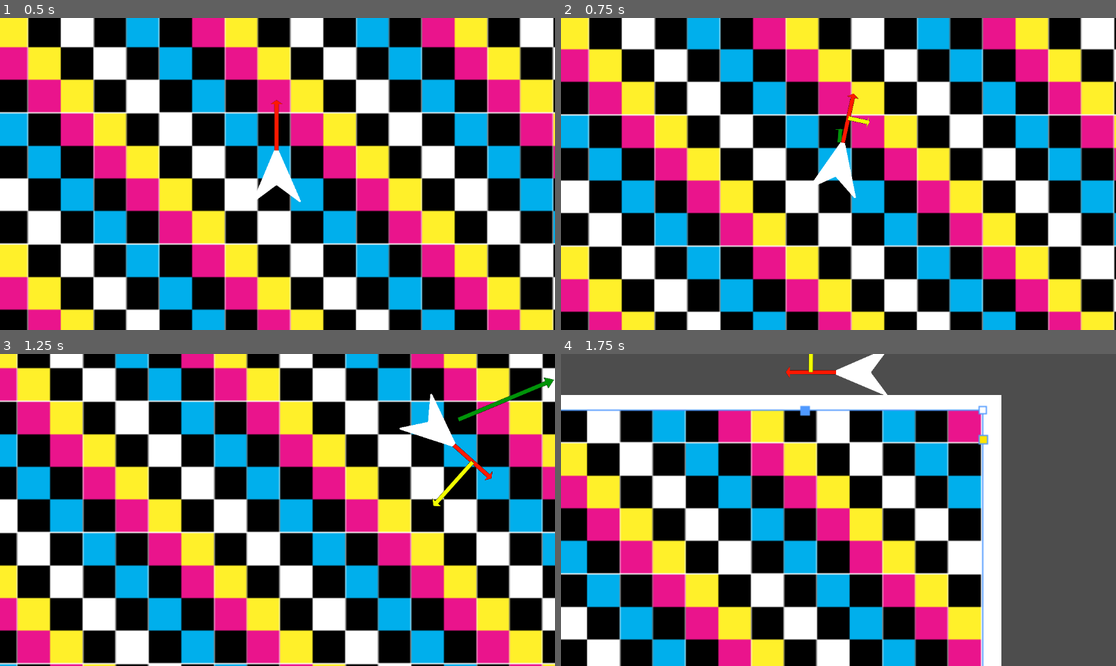
Above: before the commit, frames 1-4 (two rows, left to right).
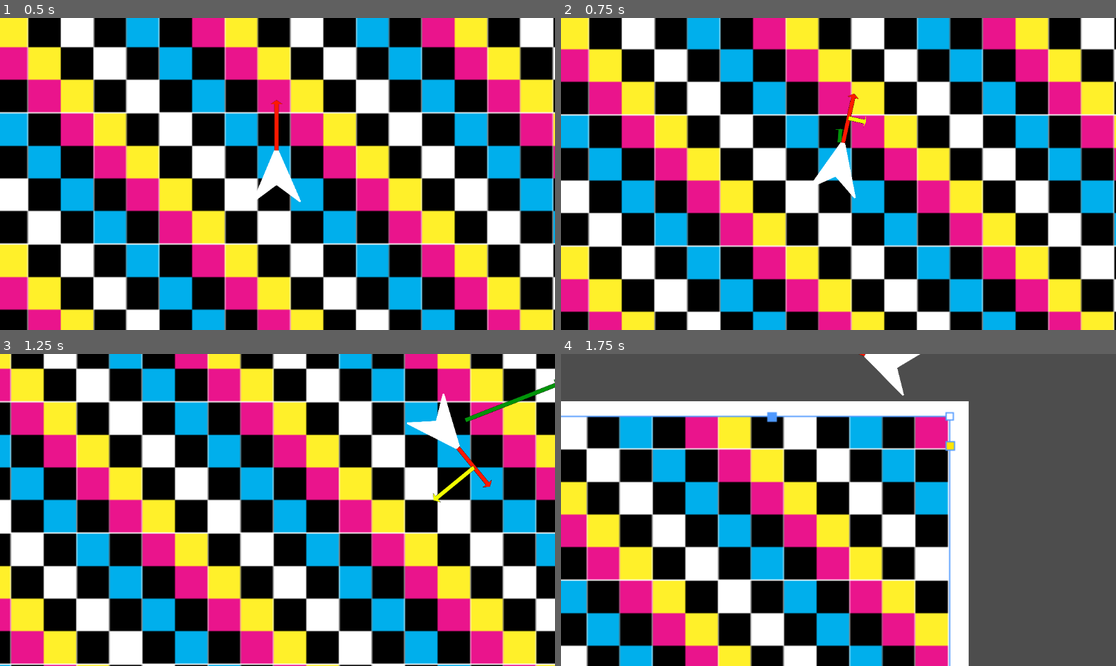
Above: after the commit, the same moments.

Repository: ParadoxArcher/Angle_Advantage
Game: Godot game, scene res://Scenes/GameScene.tscn
Two runs of this game, one before a commit and one after it. Both use one fixed random seed, a clock stepped at 60 frames per second and the inputs below.
Inputs:
- Up to frame 1 (0.5 s): no input
- Up to frame 2 (0.75 s): tap Enter at 0.5 s; hold D (RotateRight) from 0.53 s (still down); hold W (Boost) from 0.53 s (still down)
- Up to frame 3 (1.25 s): keep holding D (RotateRight); keep holding W (Boost); tap Space (Dodge) at 0.8 s
- Up to frame 4 (1.75 s): release D (RotateRight) at 1.28 s; release W (Boost) at 1.28 s; hold S (Back) from 1.28 s (still down); tap Space (Dodge) at 1.35 s; tap W (Boost) at 1.55 s

Frame 1 is identical in both runs. In frame 2, 0.1% of the frame differs, in the area x 45-56%, y 24-58%; in frame 3, 30%; in frame 4, 66%, in the area x 0-80%, y 0-100%.
Error before the commit: Division by zero error in operator '/'. (res://Scripts/PlayerScript.gd:61)

Commit message:
vault backup: 2025-01-13 09:51:34

Diff:
--- a/zProject Files/Godot/Scripts/PlayerScript.gd
+++ b/zProject Files/Godot/Scripts/PlayerScript.gd
@@ -18,13 +18,13 @@
 
 ## Rotation Variables
 var RotaSpeed : float = 0
-@export var MaxRota = [TAU, TAU] # {0: Fluctuating, 1: BaseMaxRota} ## Beware DodgeMaxRota
-@export var RotaAccel = PI/2
-@export var RotaDecel = [PI/8, PI/8] # {0: Fluctuating, 1: BaseRotaDecel} ## Beware BrakeDecelMult
+@export var MaxRota = [PI/24, PI/24] # {0: Fluctuating, 1: BaseMaxRota} ## Beware DodgeMaxRota
+@export var RotaAccel = .02
+@export var RotaDecel = [.0075, .0075] # {0: Fluctuating, 1: BaseRotaDecel} ## Beware BrakeDecelMult
 var RotaRate = 0
 
 ##Dodge Variables
-@export var DodgeMaxSpeed = [1.25, .15] # {0: MaxSpeedMultiplier, 1: MaxSpeedDecel}
+@export var DodgeMaxSpeed = [1.3, .15] # {0: MaxSpeedMultiplier, 1: MaxSpeedDecel}
 @export var DodgeMaxRota = [3, .25] # {0: MaxRotaMultiplier, 1: MaxRotaDecel}
 
 ## Markers Variables
@@ -58,7 +58,7 @@
 		BoostDecay[0] = 1
 	else:
 		BoostDir = Vector2(cos(rotation), sin(rotation)) * (BoostDecay[1] * BoostDecay[0])
-		BoostDecay[0] -= clampf(1/BoostDecay[0] * BoostDecay[2], 0, BoostDecay[0])
+		BoostDecay[0] -= clampf(BoostDecay[2], 0, BoostDecay[0])
 		AccelRate = SpeedDecel[0]
 		print(BoostDecay)
 	#endregion
@@ -99,8 +99,8 @@
 	#endregion
 
 	#region Transform
-	RotaSpeed = lerpf(RotaSpeed, MoveInput.x * MaxRota[0], clampf(RotaRate * delta, 0, 1)) # Rotation Acceleration
-	rotate(RotaSpeed * delta)
+	RotaSpeed = lerpf(RotaSpeed, MoveInput.x * MaxRota[0], clampf(RotaRate, 0, 1)) # Rotation Acceleration
+	rotate(RotaSpeed)
 
 	var TargetVel = BoostDir * MaxSpeed[0]
 	velocity = lerp(velocity, TargetVel, clampf(AccelRate * delta, 0, 1))
Not shown, changed: .obsidian/workspace.json
Not shown, changed: Devlogs/2025-01-13.md
